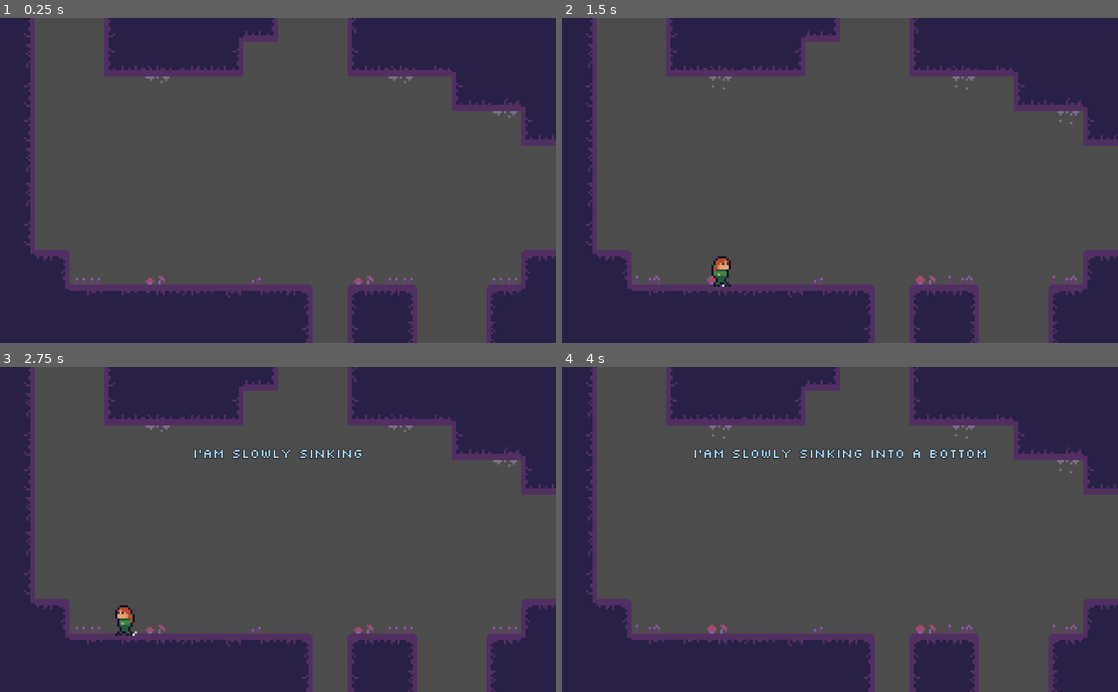
Above: before the commit, frames 1-4 (two rows, left to right).
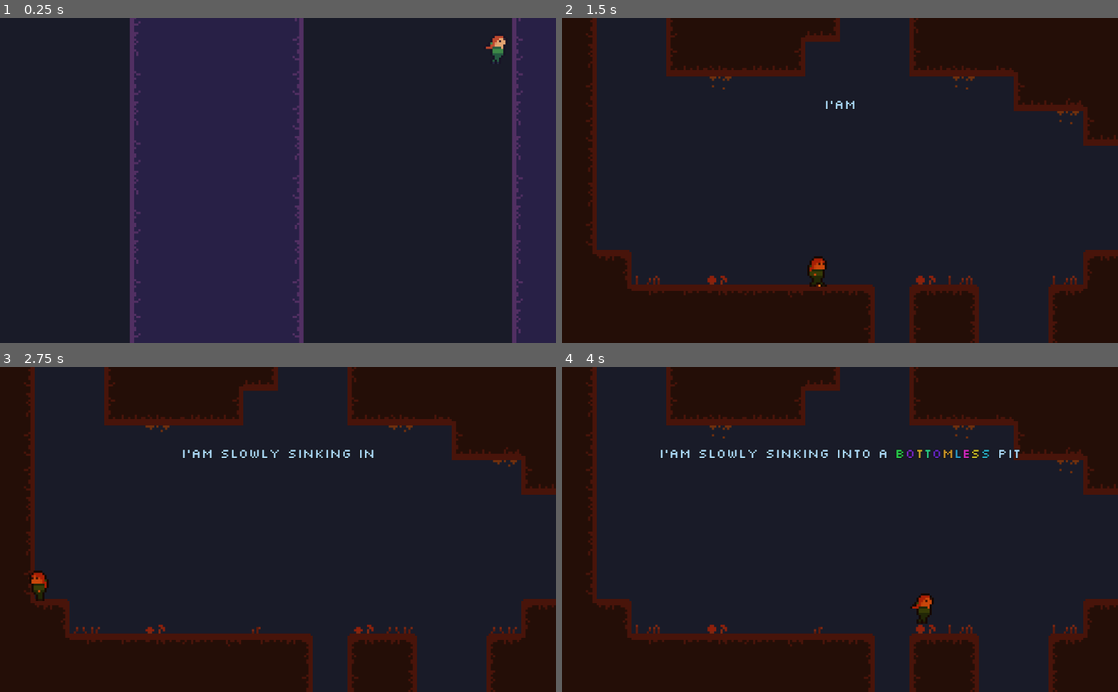
Above: after the commit, the same moments.

Repository: voidboxgames/escave
Game: Godot game, scene res://assets/scenes/Testworld.tscn
Two runs of this game, one before a commit and one after it. Both use one fixed random seed, a clock stepped at 60 frames per second and the inputs below.
Inputs:
- Up to frame 1 (0.25 s): no input
- Up to frame 2 (1.5 s): hold D (right) from 0.53 s (still down); tap Space (jump) at 0.77 s
- Up to frame 3 (2.75 s): tap Space (jump) at 1.52 s; release D (right) at 2.03 s; hold A (left) from 2.03 s (still down)
- Up to frame 4 (4 s): release A (left) at 2.78 s; hold D (right) from 2.78 s (still down); tap Space (jump) at 3.02, 3.77 s

The runs differ from the first frame. In frame 1, 88% of the frame differs, in the area x 0-100%, y 0-100%; in frame 2, 100%; in frame 3, 100%; in frame 4, 100%.
Error before the commit: Invalid get index 'position' (on base: 'null instance'). (res://assets/scenes/Level.gd:4)

Commit message:
fix level

Diff:
--- a/assets/scenes/Level.gd
+++ b/assets/scenes/Level.gd
@@ -1,35 +1,51 @@
 extends Node2D
 
 export(Color, RGB) var clear_color
-onready var respawn_position = $Trigger/Respawns/R1.position
+onready var current_room = $YSort/Rooms/Room1
+onready var current_respawn = $YSort/Rooms/Room1/Respawns/R1
+
 
 # Called when the node enters the scene tree for the first time.
 func _ready() -> void:
 	VisualServer.set_default_clear_color(clear_color)
-	print(_get_camera_center())
 	pass # Replace with function body.
 
-func _get_camera_center():
-	var vtrans = get_canvas_transform()
-	var top_left = -vtrans.get_origin() / vtrans.get_scale()
-	var vsize = get_viewport_rect().size
-	return top_left + 0.5*vsize/vtrans.get_scale()
-
-func _on_R1_right_body_entered(body: Node) -> void:
-	if body is Player:
-		if $YSort/Room1.current:
-			respawn_position = $Trigger/Respawns/R2.position
-			$YSort/Room2.current = true
-
-		elif $YSort/Room2.current:
-			respawn_position = $Trigger/Respawns/R1.position
-			$YSort/Room1.current = true
-
-
 func _on_Player_dead() -> void:
-	$YSort/Player.position = respawn_position
-
+	$YSort/Player.position = current_respawn.position
 
 func _on_Area2D_body_entered(body: Node) -> void:
 	if body is Player:
 		$Monolog.play("bottomless")
+
+func _find_nearest_respawn() -> void:
+	var last_distance: float = 1000000
+	var nearest_respawn = null
+	for respawn in current_room.get_node("Respawns").get_children():
+		var distance = respawn.get_position().distance_to($YSort/Player.position)
+		if distance < last_distance:
+			nearest_respawn = respawn
+			last_distance = distance
+
+		if nearest_respawn != current_respawn && nearest_respawn != null:
+			current_respawn = nearest_respawn
+
+func _on_Roomchecker_timeout() -> void:
+	var last_distance: float = 1000000
+	var nearest_room = null
+	for room in $YSort/Rooms.get_children():
+		var distance = room.get_position().distance_to($YSort/Player.position)
+		if distance < last_distance:
+			nearest_room = room
+			last_distance = distance
+
+	if nearest_room != current_room && nearest_room != null:
+		current_room = nearest_room
+		nearest_room.current = true
+		_find_nearest_respawn()
+
+
+
+func _on_MoodChange_body_entered(body: Node) -> void:
+	if body is Player:
+		var c = Color("#e16e1a")
+		$CanvasModulate.set_color(c)
--- a/assets/scenes/Testworld.tscn
+++ b/assets/scenes/Testworld.tscn
@@ -377,7 +377,10 @@
 [node name="YSort" type="YSort" parent="."]
 
 [node name="Player" parent="YSort" instance=ExtResource( 1 )]
-position = Vector2( -149.926, -108.088 )
+position = Vector2( -98.7267, -60.2411 )
+
+[node name="Player2" parent="YSort" instance=ExtResource( 1 )]
+position = Vector2( -98.7267, -60.2411 )
 
 [node name="gruond" type="TileMap" parent="YSort"]
 tile_set = SubResource( 35 )
@@ -512,6 +515,8 @@
 [node name="CanvasModulate" type="CanvasModulate" parent="."]
 [connection signal="dead" from="YSort/Player" to="." method="_on_Player_dead"]
 [connection signal="visibility_changed" from="YSort/Player" to="." method="_on_Player_visibility_changed"]
+[connection signal="dead" from="YSort/Player2" to="." method="_on_Player_dead"]
+[connection signal="visibility_changed" from="YSort/Player2" to="." method="_on_Player_visibility_changed"]
 [connection signal="body_entered" from="YSort/Rooms/Room8/MoodChange" to="." method="_on_MoodChange_body_entered"]
 [connection signal="body_entered" from="Trigger/Monologues/mono_sinking_pit" to="." method="_on_Area2D_body_entered"]
 [connection signal="timeout" from="Roomchecker" to="." method="_on_Roomchecker_timeout"]
Not shown: 4 places in assets/scenes/Testworld.tscn that only renumber resources
